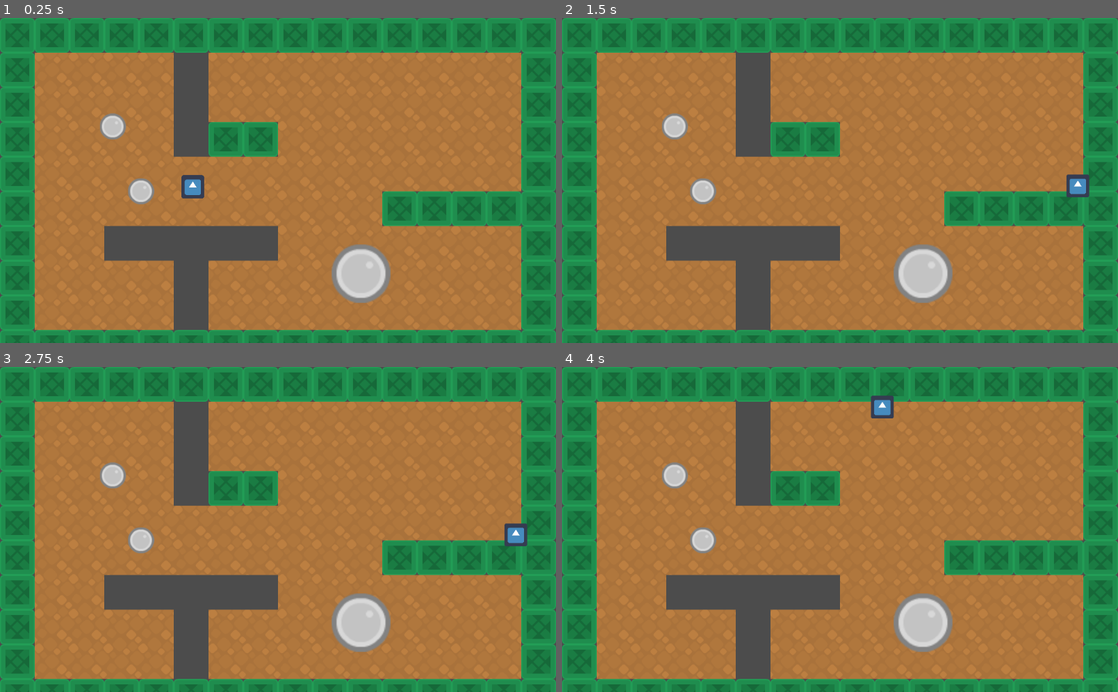
Above: before the commit, frames 1-4 (two rows, left to right).
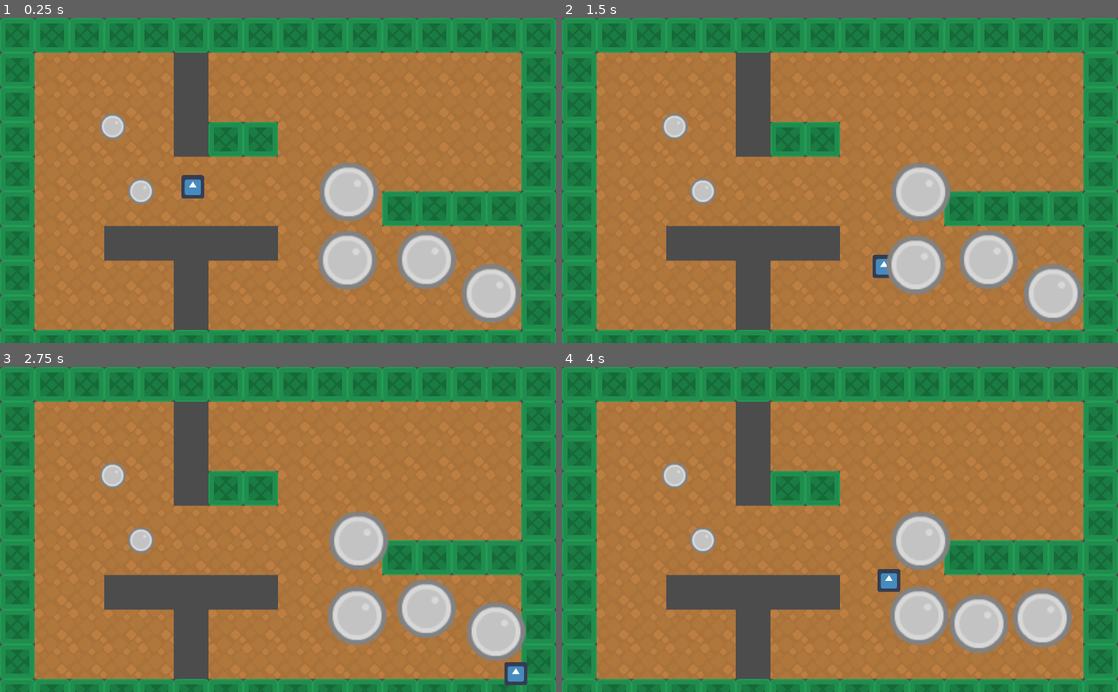
Above: after the commit, the same moments.

Repository: lendroit/welcome_thomas
Game: Godot game, scene res://World.tscn
Same seed, same stepped clock (60 frames per second), same inputs: the game is played once before the commit and once after it. The engine's default icon, where the game draws it, is replaced by a stand-in: a white triangle on a blue panel in a dark square.
Inputs:
- Up to frame 1 (0.25 s): no input
- Up to frame 2 (1.5 s): tap Enter (ui_accept) at 0.5, 0.77 s; hold Right (ui_right) 0.53-1.28 s; hold Down (ui_down) from 1.28 s (still down)
- Up to frame 3 (2.75 s): tap Enter (ui_accept) at 1.52, 2 s; release Down (ui_down) at 2.03 s; hold Right (ui_right) from 2.03 s (still down)
- Up to frame 4 (4 s): release Right (ui_right) at 2.78 s; hold Up (ui_up) 2.78-3.53 s; tap Enter (ui_accept) at 3.02, 3.5, 3.77 s; hold Left (ui_left) from 3.53 s (still down)

The runs differ from the first frame. In frame 1, 6.1% of the frame differs, in the area x 57-94%, y 44-94%; in frame 2, 6.1%, in the area x 55-95%, y 44-94%; in frame 3, 6.0%; in frame 4, 6.0%.

Commit message:
add proper friction

Diff:
--- a/Mayan/Mayan.gd
+++ b/Mayan/Mayan.gd
@@ -16,3 +16,6 @@
 # Called every frame. 'delta' is the elapsed time since the previous frame.
 #func _process(delta):
 #	pass
+
+func _integrate_forces(state):
+	state.apply_central_impulse(-state.linear_velocity * 0.3)
--- a/Mayan/Mayan.tscn
+++ b/Mayan/Mayan.tscn
@@ -3,16 +3,17 @@
 [ext_resource path="res://Items/barrelGrey_up.png" type="Texture" id=1]
 [ext_resource path="res://Mayan/Mayan.gd" type="Script" id=2]
 
-[sub_resource type="PhysicsMaterial" id=2]
+[sub_resource type="PhysicsMaterial" id=1]
+friction = 0.0
 
-[sub_resource type="CapsuleShape2D" id=1]
+[sub_resource type="CapsuleShape2D" id=2]
 radius = 43.7445
 
 [node name="Mayan" type="RigidBody2D"]
 position = Vector2( -0.236603, -0.236618 )
 collision_layer = 5
 mode = 2
-physics_material_override = SubResource( 2 )
+physics_material_override = SubResource( 1 )
 gravity_scale = 0.0
 script = ExtResource( 2 )
 
--- a/Player/Player.gd
+++ b/Player/Player.gd
@@ -45,8 +45,6 @@
 
 	for index in get_slide_count():
 		var collision = get_slide_collision(index)
-		print(collision)
-		print(collision.collider)
 		if collision.collider.get_collision_layer_bit(2):
 			collision.collider.apply_central_impulse(-collision.normal * push)
 			pass
--- a/World.tscn
+++ b/World.tscn
@@ -20,4 +20,13 @@
 position = Vector2( 259.659, 319.765 )
 
 [node name="Mayan2" parent="." instance=ExtResource( 4 )]
-position = Vector2( 664.857, 471.652 )
+position = Vector2( 904.588, 508.468 )
+
+[node name="Mayan3" parent="." instance=ExtResource( 4 )]
+position = Vector2( 785.579, 445.967 )
+
+[node name="Mayan4" parent="." instance=ExtResource( 4 )]
+position = Vector2( 640.028, 446.823 )
+
+[node name="Mayan5" parent="." instance=ExtResource( 4 )]
+position = Vector2( 642.596, 320.964 )
--- a/project.godot
+++ b/project.godot
@@ -19,15 +19,6 @@
 run/main_scene="res://World.tscn"
 config/icon="res://icon.png"
 
-[global]
-
-group=false
-
-[layer_names]
-
-2d_render/layer_2="Pickable"
-2d_render/layer_3="Pushables"
-
 [rendering]
 
 environment/default_environment="res://default_env.tres"
Not shown: 2 places in Items/Barrel.tscn that only renumber resources
Not shown: 1 places in Mayan/Mayan.tscn that only renumber resources
